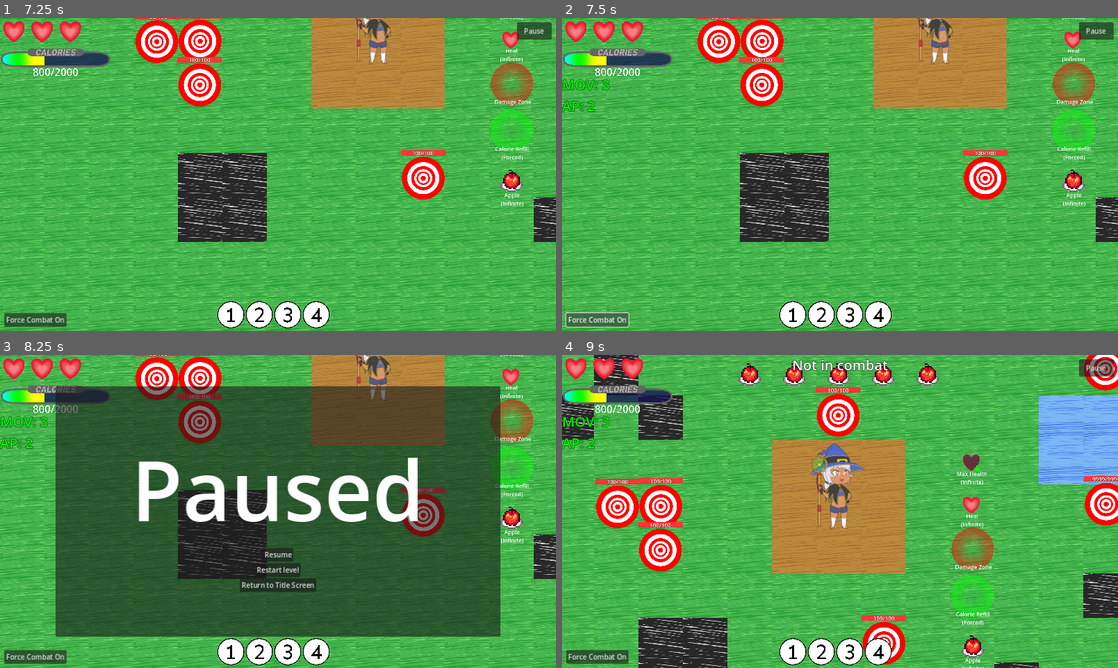
Above: before the commit, frames 1-4 (two rows, left to right).
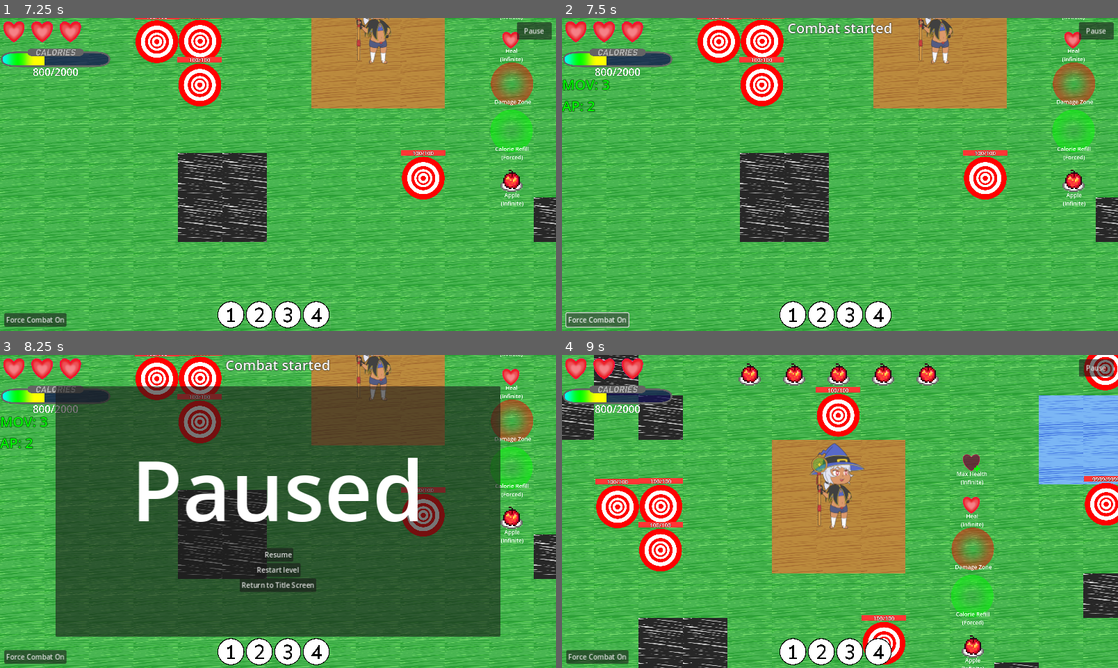
Above: after the commit, the same moments.

Repository: El-Chubbo/cfr-gainjam2024
Game: Godot game, scene res://Scenes/main_menu.tscn
Same seed, same stepped clock (60 frames per second), same inputs: the game is played once before the commit and once after it. The engine's default icon, where the game draws it, is replaced by a stand-in: a white triangle on a blue panel in a dark square. Sound files missing from this copy of the repository are replaced by a short silence.
Inputs (mouse positions are in pixels of both pictures, inside the frame that each line leads up to):
- Up to frame 1 (7.25 s): click "Load Test Level 1" at 0.5 s; click (233, 315) at 1.25 s; tap Enter at 2 s; move the mouse to (400, 158) at 2.02 s; hold Right (right) 2.03-2.75 s; tap 1 (spell_1) at 2.1 s; click (400, 158) at 2.17 s; tap Space at 2.27 s; click (261, 315) at 2.75 s; drag from (166, 190) to (189, 36) at 3.52 s; click (289, 315) at 4.25 s; move the mouse to (333, 105) at 5.02 s; hold Left (left) 5.03-5.75 s; tap 3 (spell_3) at 5.1 s; click (316, 315) at 5.75 s; drag from (250, 237) to (344, 177) at 6.52 s
- Up to frame 2 (7.5 s): click "Force Combat On" at 7.25 s
- Up to frame 3 (8.25 s): click "Pause" at 8 s
- Up to frame 4 (9 s): click "Restart level" at 8.75 s

Frame 1 is identical in both runs. In frame 2, 0.4% of the frame differs, in the area x 40-60%, y 1-6%; in frame 3, 0.4%; in frame 4, 0.6%, in the area x 0-59%, y 1-30%.

Commit message:
More turn status enforcement
The player's MOV properly updates as Cirana moves, however the calculation is bugged. Diagonal angles results in decimals. The logic for preventing the player from going further is also flawed, locking up completely instead of only preventing further movement.

Diff:
--- a/Scenes/game_logic.gd
+++ b/Scenes/game_logic.gd
@@ -59,6 +59,10 @@
 		set_physics_process(false)
 	#pass
 
+func reset_status() -> void:
+	in_combat = false
+	current_game_status = game_status.MENU
+
 #function for quickly panning camera on right click
 func _unhandled_input(event: InputEvent):
 	##I forgot I added a right click to the input map, I should replace this later
@@ -274,9 +278,27 @@
 	player_reference = get_tree().get_first_node_in_group("player")
 	return
 
+func load_level_status(path):
+	##This is a terrible way of enforcing game state on level load
+	##but I'm not sure about the alternative?
+	##I don't want every level to require it's own script just so it can change the state on load
+	##It could be an exportable variable like "state on level load" but the effect is basically the same?
+	##only difference being where to actually set it
+	match path:
+		"res://Scenes/test_level.tscn":
+			current_game_status = game_status.FREEMOVE
+		"res://Scenes/test_level2.tscn":
+			current_game_status = game_status.FREEMOVE
+		"res://Scenes/main_menu.tscn":
+			current_game_status = game_status.MENU
+	in_combat = false
+	turn_order.clear()
+	entities.clear()
+
 func goto_scene(path):
 	print_debug("Attempting to load level ", path)
 	call_deferred("load_level", path)
+	load_level_status(path)
 	get_tree().paused = false
 
 func _on_game_over():
--- a/Scenes/hud_logic.gd
+++ b/Scenes/hud_logic.gd
@@ -63,6 +63,7 @@
 	pass
 
 func _on_combat_start():
+	turn_label.visible = true
 	turn_label.text = "Combat started"
 	resource_labels.visible = true
 
--- a/player_movement.gd
+++ b/player_movement.gd
@@ -141,7 +141,7 @@
 	##I only introduced global signals later when I realized I needed them
 	#health_changed.emit(current_health)
 	calories_changed.emit(current_calories, 0)
-	print_debug("sent calories changed signal")
+	#print_debug("sent calories changed signal")
 	%StatChangeSounds.enabled = true
 
 
@@ -172,6 +172,7 @@
 		return
 
 func move(dir) -> bool:
+	print("Current movement: ", current_MOV, " in direction ", dir)
 	if current_MOV == 0:
 		fail_move(dir)
 		return false
@@ -242,6 +243,11 @@
 
 #perform whatever action is being casted in the specified direction
 func attack(dir):
+	if current_AP == 0 and turn_state != turn_states.FREEMOVE:
+		print_debug("Somehow you were allowed to start casting a spell while having 0 action points")
+		action_failed.emit(action_buffer)
+		cancel()
+		return
 	if action_buffer != "spell_1":
 		print_debug("Unfinished spell, ignoring input")
 		#temporary statement to prevent crashes
@@ -310,9 +316,10 @@
 	pass
 
 func _on_action_performed(action: String = "unspecified"):
-	current_AP -= 1
-	ap_updated.emit(current_AP)
-	old_position = new_position
+	if turn_state != turn_states.FREEMOVE:
+		current_AP -= 1
+		ap_updated.emit(current_AP)
+		old_position = new_position
 	if current_AP <= 0 and turn_state == turn_states.PLAYER_TURN:
 		has_turn = false
 		ended_turn.emit()
